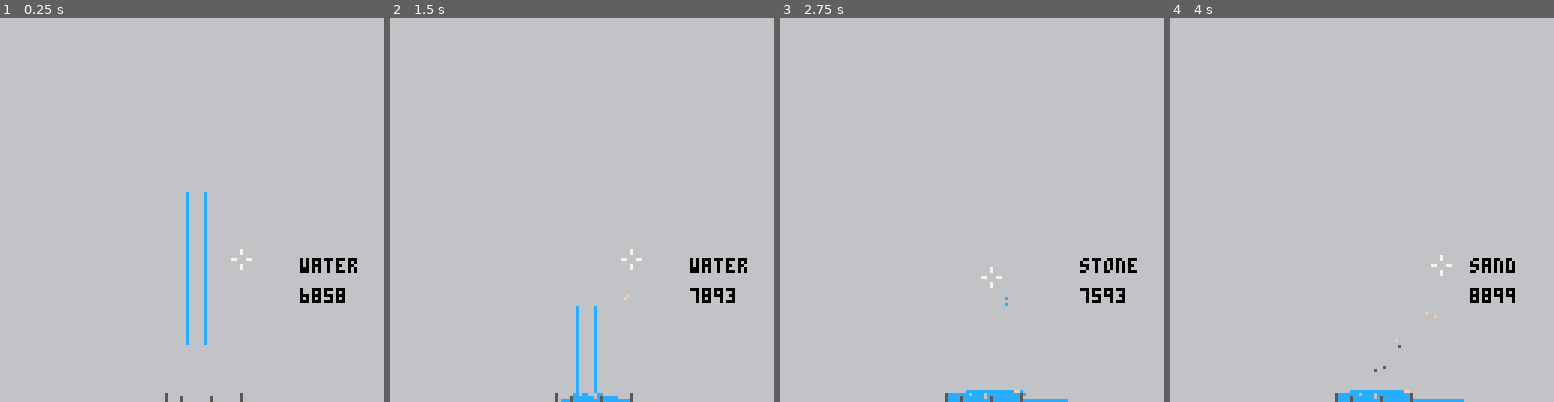
Above: before the commit, frames 1-4 (left to right).
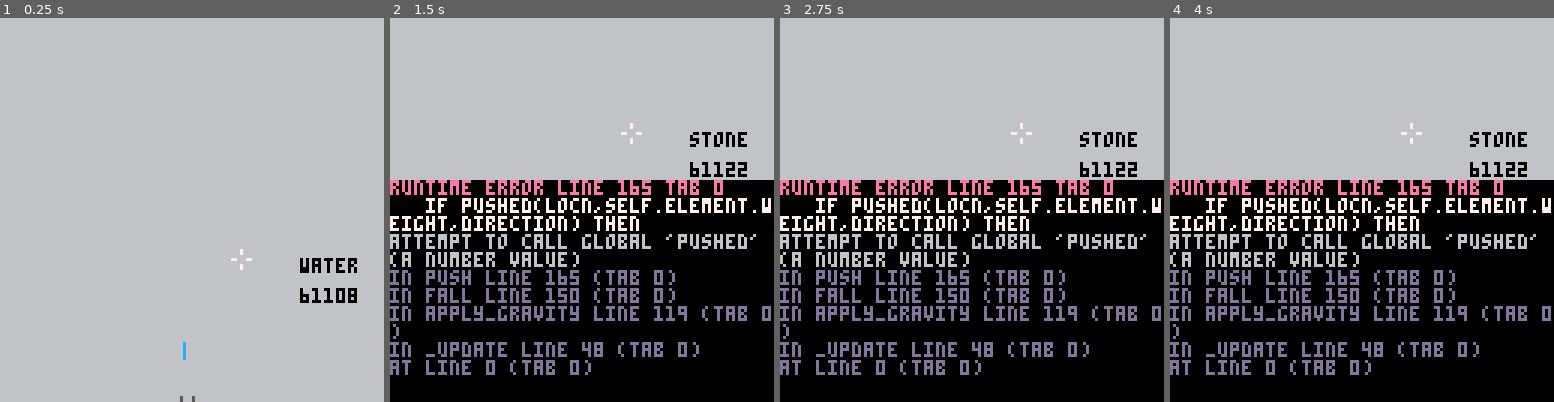
Above: after the commit, the same moments.

Repository: graearea/pico8
Game: PICO-8 cartridge sandstorm.p8
Same seed, same stepped clock (60 frames per second), same inputs: the game is played once before the commit and once after it.
Inputs:
- Up to frame 1 (0.25 s): no input
- Up to frame 2 (1.5 s): tap O (Z key) at 0.33, 0.7, 1.43 s; tap X (X key) at 1.07 s
- Up to frame 3 (2.75 s): hold Left 1.97-2.37 s; tap X (X key) at 2.07, 2.4, 2.73 s; tap O (Z key) at 2.22 s; hold Down from 2.42 s (still down)
- Up to frame 4 (4 s): release Down at 2.82 s; hold Right 2.87-3.53 s; tap X (X key) at 3.07, 3.4, 3.73 s; tap O (Z key) at 3.1, 3.98 s; hold Up from 3.58 s (still down)

The runs differ from the first frame. In frame 1, 0.9% of the frame differs, in the area x 42-93%, y 45-100%; in frame 2, 56%; in frame 3, 56%, in the area x 0-100%, y 27-100%; in frame 4, 56%.
Error after the commit: runtime error line 165 tab 0; if pushed(locn,self.element.weight,direction) then; attempt to call global 'pushed' (a number value)

Commit message:
added some logging and another test

Diff:
--- a/sandstorm.p8
+++ b/sandstorm.p8
@@ -7,7 +7,9 @@
  curr_elem=1
  bgc=6
  build_world()
- add_test_particles()
+ add_test_particles2()
+ frame=10001
+ pushed=10001
 end
 
 bob=""
@@ -18,30 +20,10 @@
  end
 end
 
-function add_test_particles()
- curr_elem=1
- new_particle(60,127)
- new_particle(60,126)
- new_particle(70,127)
- new_particle(70,126)
- new_particle(80,127)
- new_particle(80,126)
- new_particle(80,125)
- new_particle(55,127)
- new_particle(55,126)
- new_particle(55,125)
- curr_elem=3
- for y = 100,50,-1 do
-  new_particle(62,y)
- end
- for y = 100,50,-1 do
-  new_particle(68,y)
- end
-
- -- world[60][127]=new_particle(60,127)
-end
 
 function _draw()
+ printh("pushed " .. pushed)
+ pushed=10001
  rectfill(0,0,128,128,6)
  print(elements[curr_elem].name,100,80,black)
  print(bob,100,90,black)
@@ -55,6 +37,7 @@
 end
 
 function _update()
+ frame+=1
  local dx=0
  local dy=0
  if (btn(⬅️)) then dx=-1 end
@@ -141,6 +124,7 @@
 end
 
 function draw_particles()
+printh("drawing")
  for p in all(particles) do
   pset(p.x,p.y,p.element.colour)
  end
@@ -178,14 +162,17 @@
    end
   end,
   push=function(self,direction)
+--   printh(frame .. " pushing " ..self.x .."," .. self.y)
+   pushed+=1
    local locn={y=self.y,x=self.x+direction}
-   if can_push(locn,self.element.weight,direction) then
+   if pushed(locn,self.element.weight,direction) then
     self:move_to(locn.x,locn.y)
     return true
    end
    return false
   end,
   move_to=function(self,dx,dy)
+--   printh(frame .. " moving " ..self.x .."," .. self.y)
    world[self.x][self.y]=nil
    self.x=dx
    self.y=dy
@@ -195,7 +182,7 @@
  }
 end
 
-function can_push(lateral, curr_weight,direction)
+function pushed(lateral, curr_weight,direction)
  return world[lateral.x][lateral.y]==nil or (can_squash(lateral.x,lateral.y,curr_weight) and world[lateral.x][lateral.y]:push(direction))
 end
 
@@ -220,6 +206,47 @@
  obj.y=obj.y+dy
  return {dx=new_dx,dy=new_dy}
 end
+-->8
+--testicles
+function add_test_particles1()
+ curr_elem=1
+ new_particle(60,127)
+ new_particle(60,126)
+ new_particle(70,127)
+ new_particle(70,126)
+ new_particle(80,127)
+ new_particle(80,126)
+ new_particle(80,125)
+ new_particle(55,127)
+ new_particle(55,126)
+ new_particle(55,125)
+ curr_elem=3
+ for y = 100,50,-1 do
+  new_particle(62,y)
+ end
+-- for y = 100,50,-1 do
+--  new_particle(68,y)
+-- end
+
+ -- world[60][127]=new_particle(60,127)
+end
+ function add_test_particles2()
+ curr_elem=1
+ new_particle(60,127)
+ new_particle(60,126)
+ new_particle(64,127)
+ new_particle(64,126)
+ curr_elem=3
+ for y = 105,100,-1 do
+  new_particle(61,y)
+ end
+-- for y = 100,50,-1 do
+--  new_particle(68,y)
+-- end
+
+ -- world[60][127]=new_particle(60,127)
+end
+
 __gfx__
 00000000000000000000000000000000000000000000000000000000000000000000000000000000000000000000000000000000000000000000000000000000
 00000000000000000000000000000000000000000000000000000000000000000000000000000000000000000000000000000000000000000000000000000000
